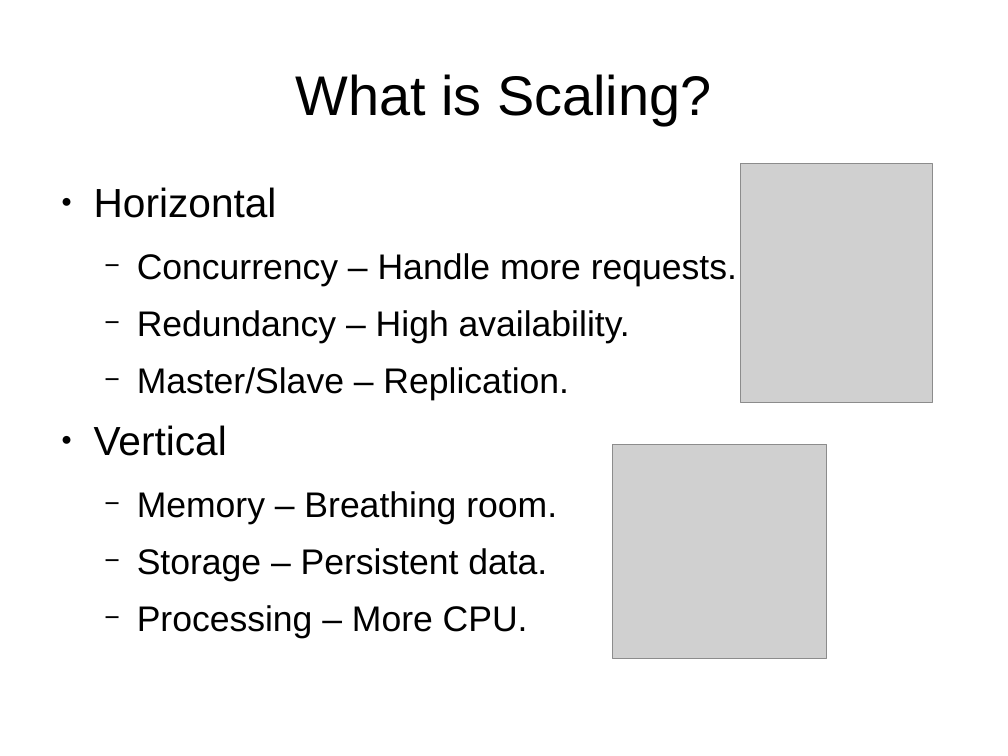
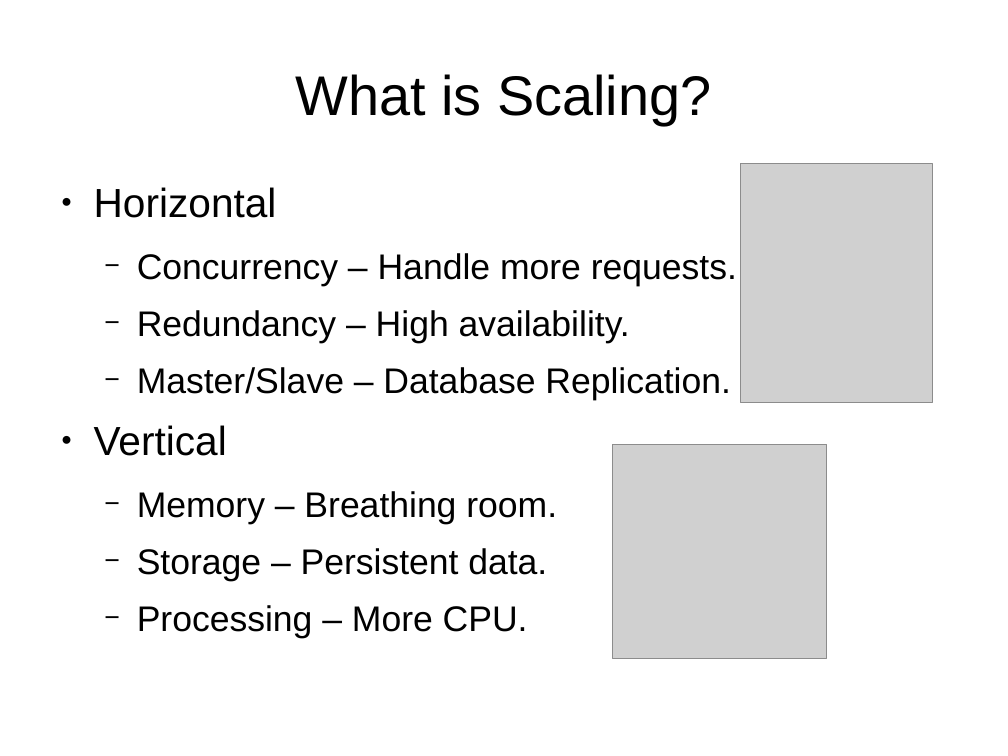
Before and after one commit to daoswald/dotcloud_talk, a slide deck: slide 10 of dotcloud_pm_talk.odp. Drawn at 1008x756 pixels with LibreOffice and Linux fonts; fonts in the diff are those of the drawing; grey boxes stand for pictures. Boxes give left, top, right and bottom in pixels: in the first picture for what was removed or moved away, otherwise in the second. Text is boxed around its words. In the diff, an @@ line names an element or a change of style, - is before the commit and + after.

```diff
--- a/dotcloud_pm_talk.odp
+++ b/dotcloud_pm_talk.odp
@@ text at (137,367,731,400): text changed @@
-  − Master/Slave – Replication.
+  − Master/Slave – Database Replication.
```
Also in this commit, not shown: 4 other slides changed, 2 slides added.
